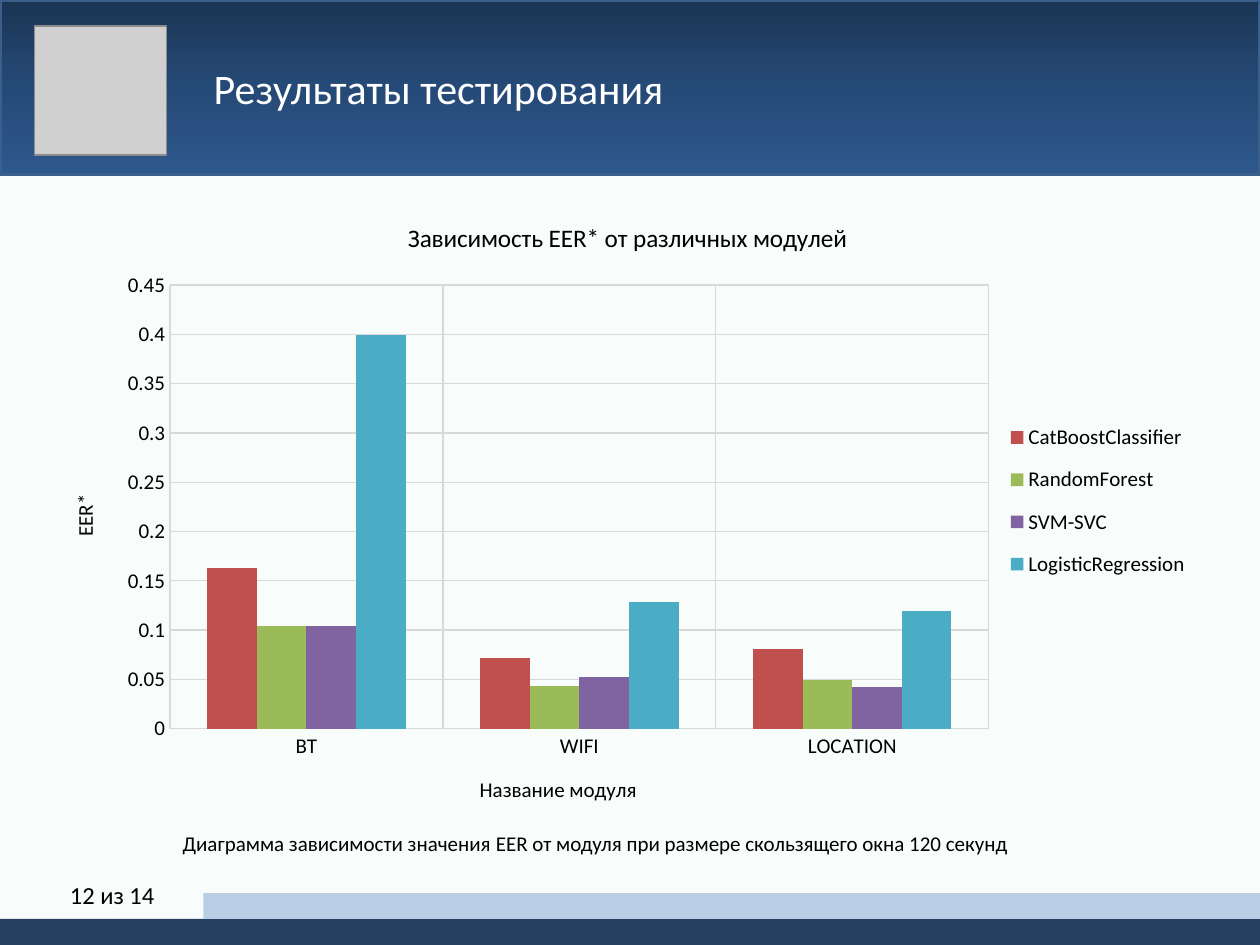
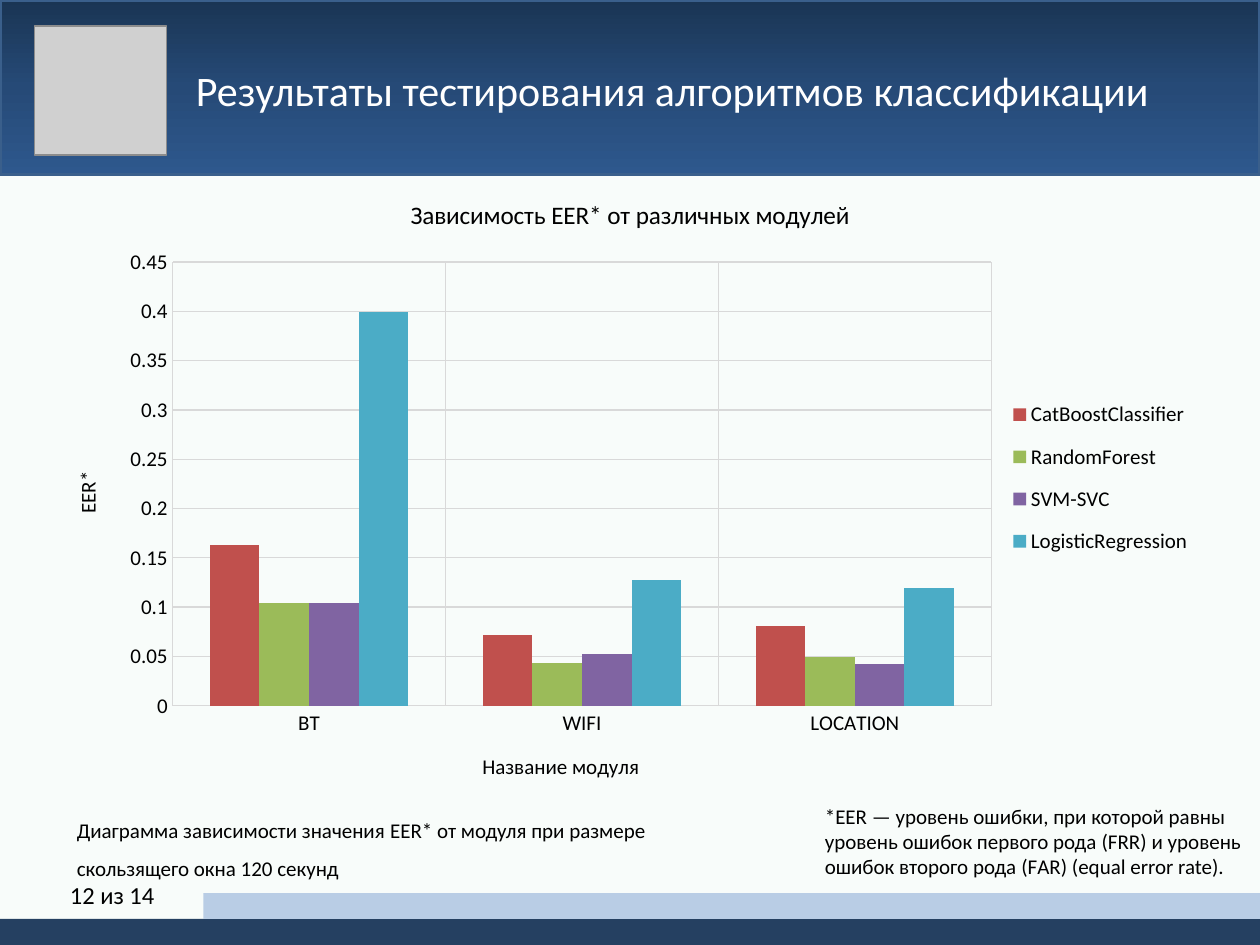
Before and after one commit to yerseg/bachelor_thesis, a slide deck: slide 12 of thesis_presentation.pptx. Drawn at 1260x945 pixels with LibreOffice and Linux fonts; fonts in the diff are those of the drawing; grey boxes stand for pictures. Boxes give left, top, right and bottom in pixels: in the first picture for what was removed or moved away, otherwise in the second. Text is boxed around its words. In the diff, an @@ line names an element or a change of style, - is before the commit and + after.

```diff
--- a/thesis_presentation.pptx
+++ b/thesis_presentation.pptx
@@ text at (196,77,1149,113): text changed @@
-Результаты тестирования
+Результаты тестирования алгоритмов классификации
@@ column chart: place and size @@
-column chart at (44,198,1210,830)
+column chart at (47,175,1212,808)
@@ text added at (825,809,1241,878), 12 pt, text #000000 @@
+*EER — уровень ошибки, при которой равны уровень ошибок первого рода (FRR) и уровень ошибок второго рода (FAR) (equal error rate).
@@ text at (77,823,645,880): text changed @@
-Диаграмма зависимости значения EER от модуля при размере скользящего окна 120 секунд
+Диаграмма зависимости значения EER* от модуля при размере скользящего окна 120 секунд
```
Also in this commit, not shown: 8 other slides changed, 3 slides added.
